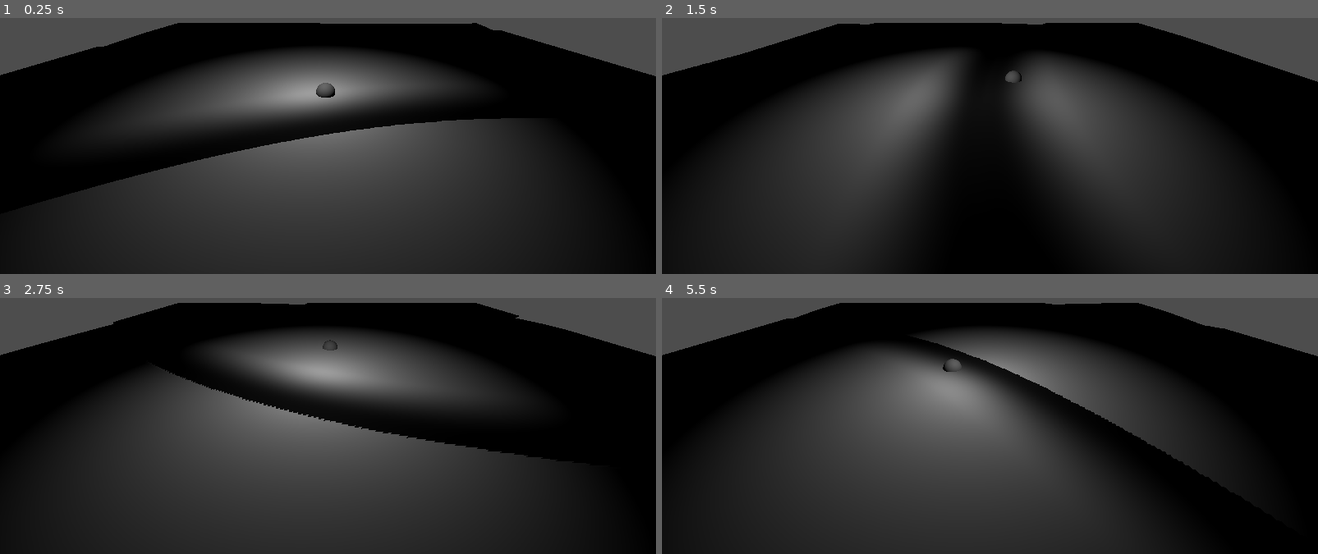
Above: before the commit, frames 1-4 (two rows, left to right).
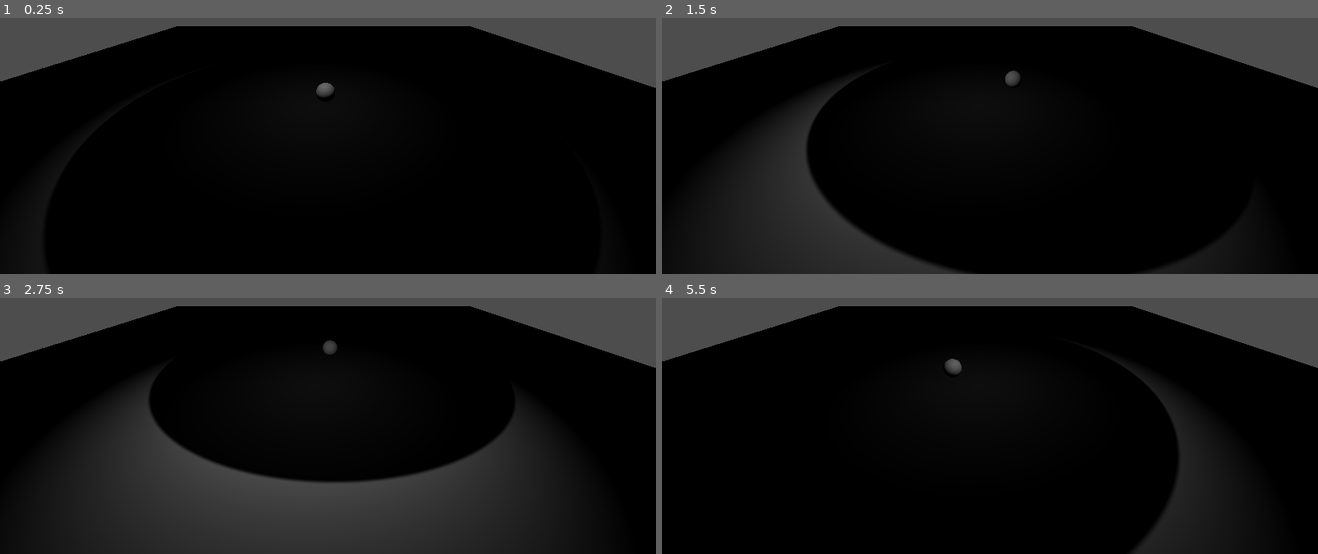
Above: after the commit, the same moments.

Repository: Techno3d/QuantumFinal
Game: Godot game, scene res://Main.tscn
The game is run twice, just before and just after one commit, with the same random seed, the same clock (stepped at 60 frames per second) and the same inputs.
Inputs:
- Up to frame 1 (0.25 s): no input
- Up to frame 2 (1.5 s): no input
- Up to frame 3 (2.75 s): no input
- Up to frame 4 (5.5 s): no input

The runs differ from the first frame. In frame 1, 51% of the frame differs, in the area x 0-100%, y 1-100%; in frame 2, 30%; in frame 3, 23%; in frame 4, 50%.

Commit message:
gotta circle working now

Diff:
--- a/shaders/plane_waves.gdshader
+++ b/shaders/plane_waves.gdshader
@@ -6,18 +6,26 @@
 void vertex() {
 	vec3 funnyPos = pos;
 	funnyPos.y = 0.;
-	normalized = (inverse(MODEL_MATRIX)*vec4(funnyPos, 0.0)).xyz;
-	vec2 recenteredUV = UV*2.-1.;
-	float a = distance(normalized.xz, recenteredUV)-0.5;
-	//a*=20.;
-	VERTEX += smoothstep(-0.3, 0.3, fract((a-TIME)))/2.;
+	normalized = (inverse(MODEL_MATRIX)*vec4(funnyPos, 1.0)).xyz/20.;
+}
+
+float ploty(vec2 st, float pct){
+  return  smoothstep( pct-0.02, pct, st.y) -
+          smoothstep( pct, pct+0.02, st.y);
+}
+float plotx(vec2 st, float pct){
+  return  smoothstep( pct-0.02, pct, st.x) -
+          smoothstep( pct, pct+0.02, st.x);
 }
 
 void fragment() {
-	vec2 recenteredUV = UV*2.-1.;
-	float a = distance(normalized.xz, recenteredUV)-0.5;
-	//a*=20.;
-	ALBEDO = vec3(smoothstep(0, 0.2, fract(abs(a-TIME))));
+	vec2 st = UV*2.-1.;
+	st -= normalized.xz;
+	float a = 0.;
+
+	//a += ploty(st, cos(st.x+TIME));
+	float r = 0.25;
+	ALBEDO = vec3(smoothstep(r, r+0.01, st.x*st.x + st.y*st.y));
 }
 
 //void light() {
